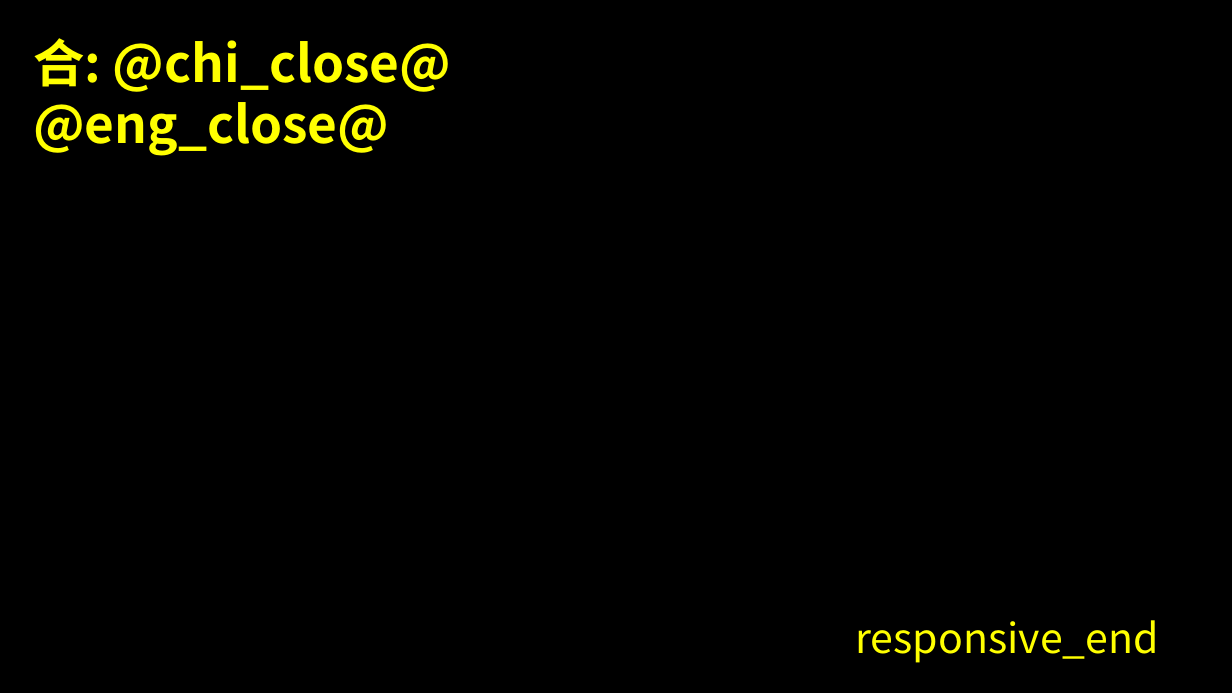
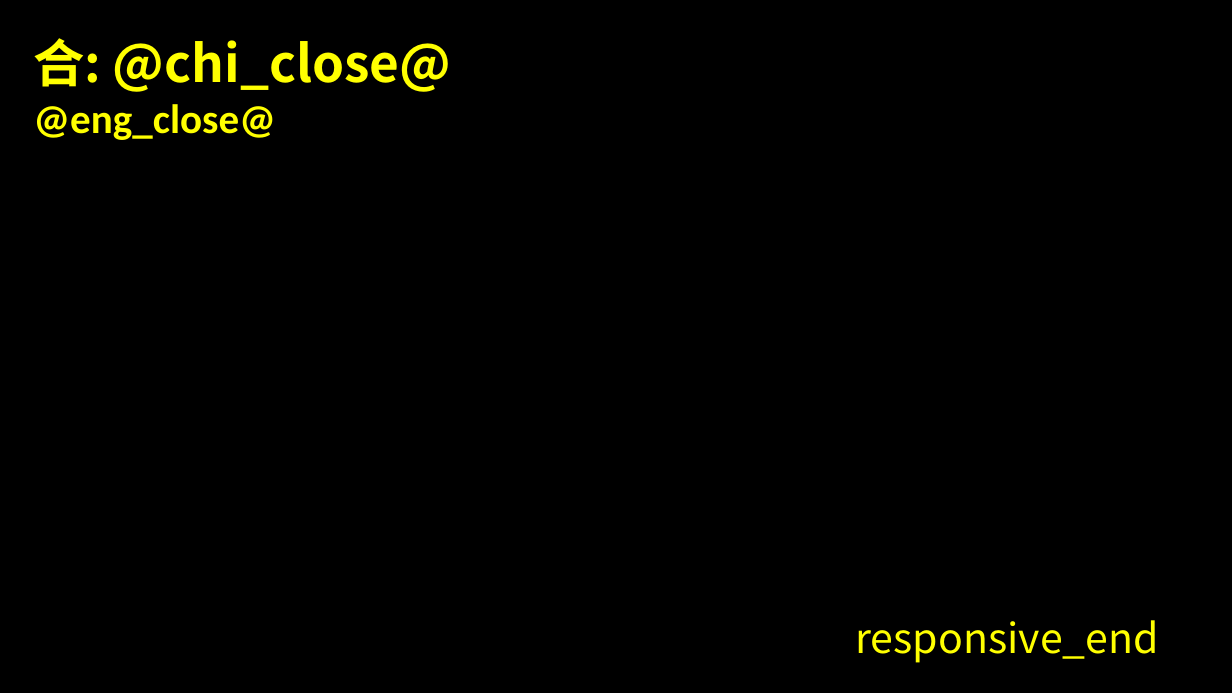
Before and after one commit to DrakonDarquesse/bvpg, a slide deck: slide 3 of api/template/responsive_reading.pptx. Drawn at 1232x693 pixels with LibreOffice and Linux fonts; fonts in the diff are those of the drawing. Boxes give left, top, right and bottom in pixels: in the first picture for what was removed or moved away, otherwise in the second. Text is boxed around its words. In the diff, an @@ line names an element or a change of style, - is before the commit and + after.

Commit message:
fix(template): use calibri for englsh font

```diff
--- a/api/template/responsive_reading.pptx
+++ b/api/template/responsive_reading.pptx
@@ text at <box>33,104,276,140</box>: size 40 to 32 pt, font Noto Sans CJK SC to Calibri in "@eng_close@" @@
```
Also in this commit, not shown: 1 other slide changed.
